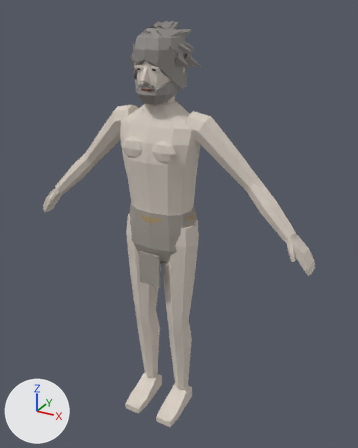
One commit to the glTF model Resource/Characters/Humanoid/Presets/CHR_TANTALUS.glb: the scene before it, then after it.
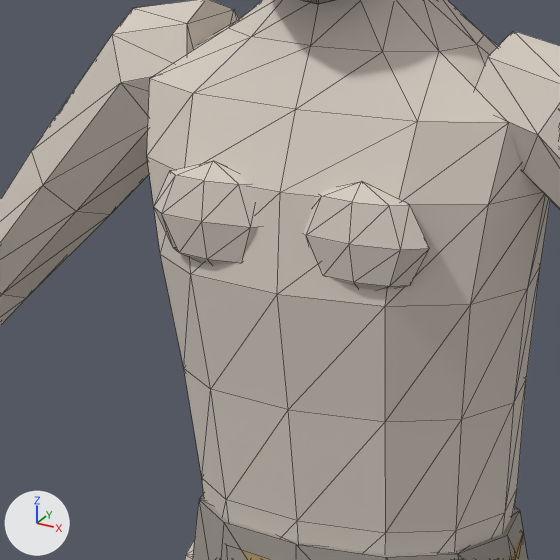
Each version is shown whole from a camera (50 mm lens) standing at (1.03, -1.719, 1.85) and looking at (0.051, 0.061, 0.96), then close up on the part from 25% to 57% of the width and 23% to 48% of the height. The axes (+X, +Y, +Z) are drawn at lower left. The lights are the same throughout. The last two pictures show the newer version. The close-ups show mesh edges as thin lines. Vertices at exactly the same position are counted once.

Names of what the first close-up shows: 'CHR_TANTALUS.Arms_Bare', 'CHR_TANTALUS.Lower_Loincloth_M', 'CHR_TANTALUS.Torso_Bare_M' and 2 more.
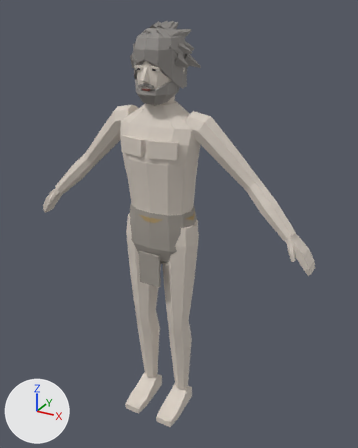
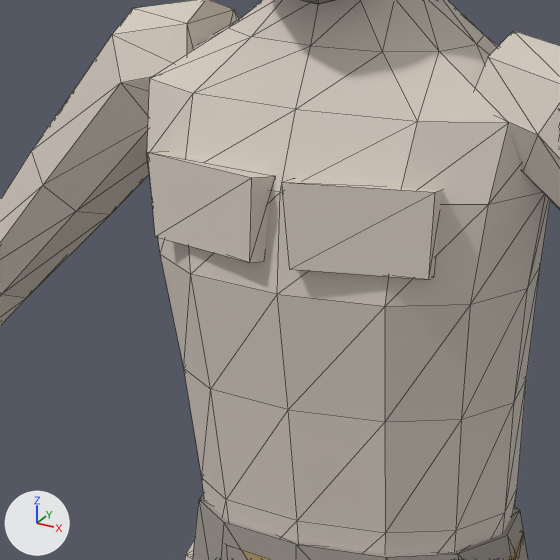
Location of each change, [x1, y1, x2, y2] in pixels of the close-ups (560 x 560 px):
part 1 of me_torso_bare_m_001, rebuilt
    before: [154, 161, 259, 265]
    after: [148, 151, 275, 263]
part 2 of me_torso_bare_m_001, reshaped
    before: [303, 181, 430, 290]
    after: [282, 179, 442, 280]

What the commit changed:
me_torso_bare_m_001 is used by ob_chr_tantalus_torso_bare_m; location (0.0, 0.0, 0.0).
me_torso_bare_m_001 had 148 vertices, 284 faces and spanned x -0.188..0.188, y -0.118..0.105, z 1.0..1.5.
me_torso_bare_m_001 now has 112 vertices, 212 faces and spans x -0.188..0.188, y -0.127..0.105, z 1.0..1.5.
me_torso_bare_m_001 part 1: the loose piece of 26 vertices spanning x -0.128..-0.008, y -0.118..-0.078, z 1.285..1.375 is rebuilt with 8 vertices and now spans x -0.132..-0.008, y -0.127..-0.072, z 1.303..1.374.
Part 2, on me_torso_bare_m_001:
23 vertices are removed from x 0.008..0.128, y -0.118..-0.078, z 1.285..1.375.
48 faces are deleted.
3 vertices move from x 0.068..0.11, y -0.098..-0.084, z 1.298 to x 0.014..0.132, y -0.127..-0.097, z 1.303..1.374.
5 vertices are added at (0.019, -0.126, 1.305), (0.127, -0.099, 1.305), (0.124, -0.083, 1.303), (0.126, -0.072, 1.37), (0.008, -0.102, 1.37).
12 new faces join them.
